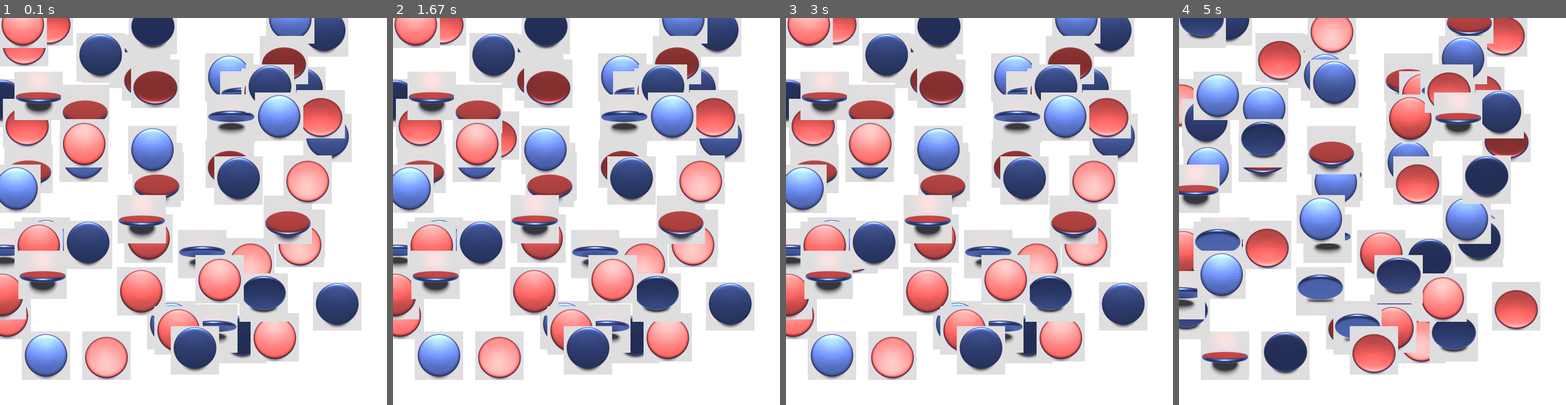
Above: before the commit, frames 1-4 (left to right).
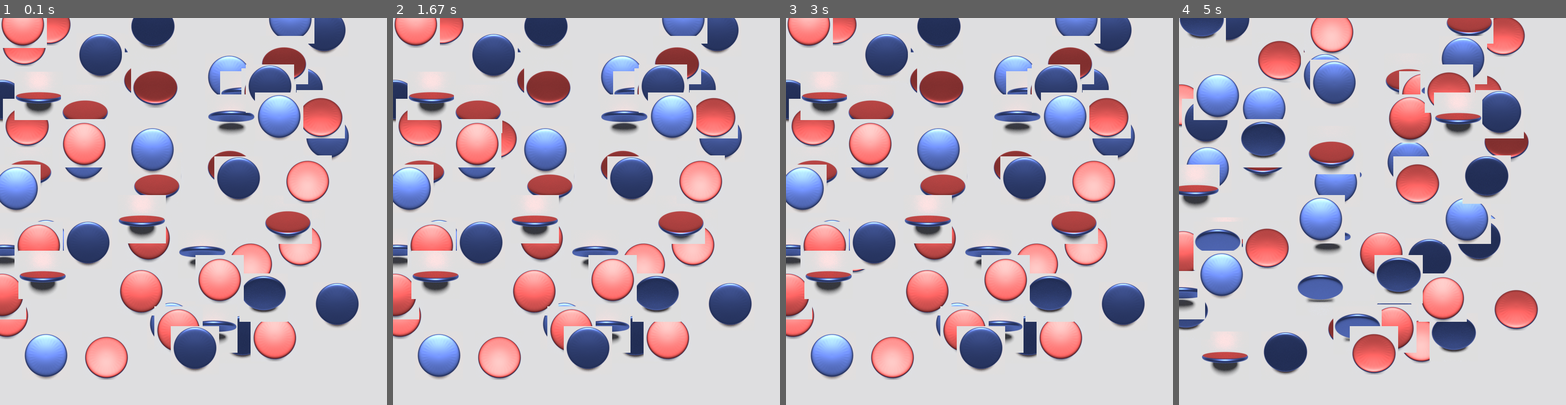
Above: after the commit, the same moments.

Repository: RageInTheCage/Random
Game: pygame game, started from Python/Pygame/Animation.py
Two runs of this game, one before a commit and one after it. Both use one fixed random seed, a clock stepped at 60 frames per second and the inputs below.
Inputs (mouse positions are in pixels of both pictures, inside the frame that each line leads up to):
- Up to frame 1 (0.1 s): no input
- Up to frame 2 (1.67 s): click (586, 211) at 0.38 s; click (625, 296) at 0.72 s; click (729, 346) at 1.05 s; click (493, 134) at 1.38 s
- Up to frame 3 (3 s): click (979, 257) at 1.72 s; click (925, 130) at 2.05 s; click (1114, 312) at 2.38 s; click (855, 250) at 2.72 s
- Up to frame 4 (5 s): click (1260, 137) at 3.05 s; click (1279, 281) at 3.38 s; click (1511, 300) at 3.72 s; click (1256, 354) at 4.05 s; click (1252, 234) at 4.38 s; click (1395, 319) at 4.72 s

The runs differ from the first frame. In frame 1, 41% of the frame differs, in the area x 0-100%, y 0-100%; in frame 2, 41%; in frame 3, 42%; in frame 4, 42%.

Commit message:
Hangman slight refactoring

Diff:
--- a/Python/Hangman/Hangman.py
+++ b/Python/Hangman/Hangman.py
@@ -1,12 +1,13 @@
 import random
 
-def diplayHangman(levelOfDeath):
-    print(levelOfDeath)
-    if levelOfDeath == 1:
+
+def diplayHangman(level_of_death):
+    print(level_of_death)
+    if level_of_death == 1:
         print("\n\n\n\n\n")
         print(" _____________")
 
-    elif levelOfDeath == 2:
+    elif level_of_death == 2:
         print("   ")
         print("  |")
         print("  |")
@@ -15,7 +16,7 @@
         print(" /|\\")
         print("/_|_\\_________")
 
-    elif levelOfDeath == 3:
+    elif level_of_death == 3:
         print("   _________")
         print("  |")
         print("  |")
@@ -24,7 +25,7 @@
         print(" /|\\")
         print("/_|_\\_________")
 
-    elif levelOfDeath == 4:
+    elif level_of_death == 4:
         print("   _________")
         print("  |         |")
         print("  |         |")
@@ -33,7 +34,7 @@
         print(" /|\\")
         print("/_|_\\_________")
 
-    elif levelOfDeath == 5:
+    elif level_of_death == 5:
         print("   _________")
         print("  |         |")
         print("  |         0")
@@ -42,7 +43,7 @@
         print(" /|\\")
         print("/_|_\\_________")
 
-    elif levelOfDeath == 6:
+    elif level_of_death == 6:
         print("   _________")
         print("  |         |")
         print("  |         0")
@@ -51,7 +52,7 @@
         print(" /|\\")
         print("/_|_\\_________")
 
-    elif levelOfDeath == 7:
+    elif level_of_death == 7:
         print("   _________")
         print("  |         |")
         print("  |         0")
@@ -60,7 +61,7 @@
         print(" /|\\")
         print("/_|_\\_________")
 
-    elif levelOfDeath == 8:
+    elif level_of_death == 8:
         print("   _________")
         print("  |         |")
         print("  |         0")
@@ -69,7 +70,7 @@
         print(" /|\\")
         print("/_|_\\_________")
 
-    elif levelOfDeath == 9:
+    elif level_of_death == 9:
         print("   _________")
         print("  |         |")
         print("  |         0")
@@ -96,18 +97,27 @@
             correctAnswer = True
     return lettersGuessed, correctAnswer
 
+
+def inputSingleLetter():
+    while True:
+        letter = input(":  ").upper()
+        if len(letter) == 1:
+            return letter
+        print("Expected a single character")
+
 def inputLetter(lettersGuessed):
     print("Guess a letter!")
     while True:
-        guessedLetter = input(":  ")
+        guessedLetter = inputSingleLetter()
         if lettersGuessed.count(guessedLetter) == 0:
             return guessedLetter
-        else:
-            print("You have already chosen " + guessedLetter + " as a letter.")
+        print("You have already chosen " + guessedLetter + " as a letter.")
+
 
 def showLetters(lettersGuessed):
     for letter in lettersGuessed:
         print(letter, end=' ')
+
 
 def game():
     dictionary = ["PYTHON", "SCRIPT", "CODE", "COMMAND", "PRINT"]
@@ -136,4 +146,16 @@
                 print("*Even more evil laughter than before*")
                 return
 
-game()
+
+def userIsBored():
+    while True:
+        print ("Another game (Y/N)?")
+        reply = inputSingleLetter()
+        if reply == "N" or reply == "Y":
+            return reply == "N"
+
+
+while True:
+    game()
+    if userIsBored():
+        break
--- a/Python/Pygame/Animation.py
+++ b/Python/Pygame/Animation.py
@@ -33,7 +33,7 @@
 def main():
     pygame.init()
     screen = pygame.display.set_mode((800, 800))
-    white = (255, 255, 255)
+    white = (222, 222, 224)
     screen.fill(white)
 
     my_sprite = Animation()
--- a/Python/Pygame/Sprites.py
+++ b/Python/Pygame/Sprites.py
@@ -12,6 +12,7 @@
         self.tile_width = self.width / self.tiles_wide
         self.tile_height = self.height / self.tiles_high
 
+
     def get_tile(self, x, y, width, height):
         cropped_image = pygame.Surface((self.tile_width, self.tile_height))
         cropped_image.blit(self.image, (0, 0),
